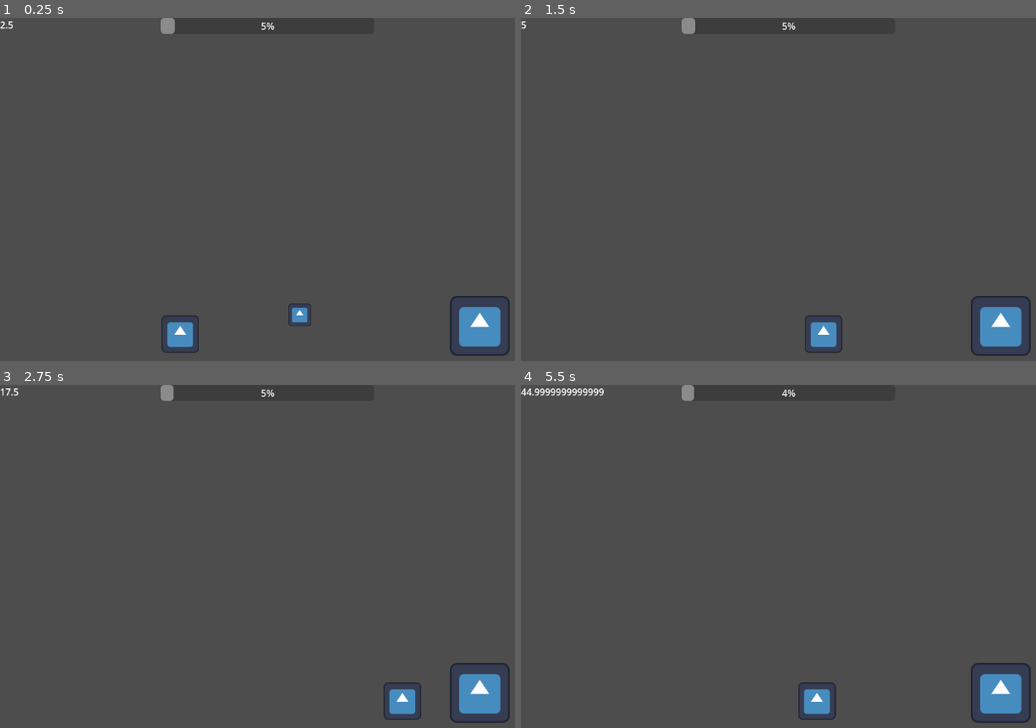
Above: before the commit, frames 1-4 (two rows, left to right).
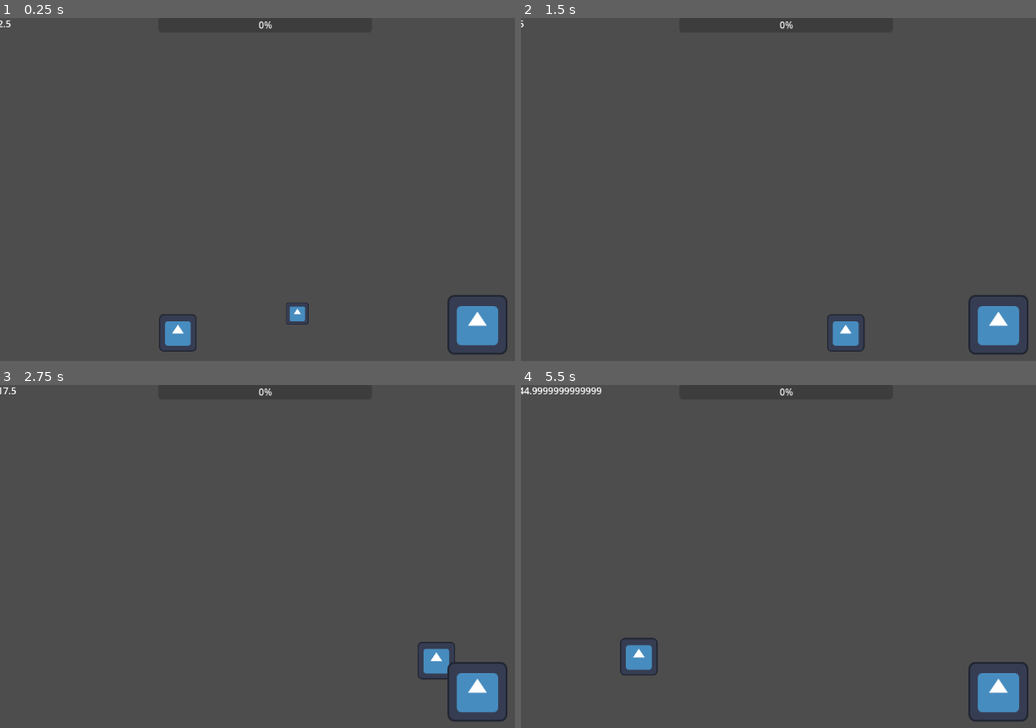
Above: after the commit, the same moments.

Repository: eraflo/RainbowPoop
Game: Godot game, scene res://Assets/Scenes/test.tscn
Same seed, same stepped clock (60 frames per second), same inputs: the game is played once before the commit and once after it. Before the commit the project has no main scene; this scene is started directly in both runs. The engine's default icon, where the game draws it, is replaced by a stand-in: a white triangle on a blue panel in a dark square.
Inputs (mouse positions are in pixels of both pictures, inside the frame that each line leads up to):
- Up to frame 1 (0.25 s): no input
- Up to frame 2 (1.5 s): move the mouse to (1005, 189) at 0.52 s; click (1005, 189) at 0.67 s; move the mouse to (721, 227) at 1.27 s; click (721, 227) at 1.42 s
- Up to frame 3 (2.75 s): move the mouse to (406, 491) at 2.02 s; click (406, 491) at 2.17 s
- Up to frame 4 (5.5 s): move the mouse to (824, 649) at 2.77 s; click (824, 649) at 2.92 s; move the mouse to (outside the picture) at 3.52 s; click (outside the picture) at 3.67 s; move the mouse to (654, 518) at 4.27 s; click (654, 518) at 4.42 s; move the mouse to (891, 573) at 5.02 s; click (891, 573) at 5.17 s

The runs differ from the first frame. In frame 1, 1.3% of the frame differs, in the area x 0-100%, y 0-99%; in frame 2, 1.6%; in frame 3, 1.8%; in frame 4, 2.1%.

Commit message:
Fix jump, touchscreen detection and Health System access

Diff:
--- a/Assets/Nodes/HealthSystem/HealthBar.tscn
+++ /dev/null
@@ -1,24 +0,0 @@
-[gd_scene load_steps=3 format=3 uid="uid://6in5lgb2og0i"]
-
-[ext_resource type="Script" path="res://Assets/Scripts/HealthSystem/HealthBarUI.gd" id="1_q732i"]
-[ext_resource type="Script" path="res://Assets/Scripts/HealthSystem/HealthSystem.gd" id="1_vesh8"]
-
-[node name="HealthBar" type="Control"]
-layout_mode = 3
-anchors_preset = 15
-anchor_right = 1.0
-anchor_bottom = 1.0
-grow_horizontal = 2
-grow_vertical = 2
-
-[node name="ProgressBar" type="ProgressBar" parent="."]
-layout_mode = 0
-offset_left = 274.0
-offset_right = 638.0
-offset_bottom = 27.0
-script = ExtResource("1_q732i")
-
-[node name="HealthSystem" type="Node" parent="ProgressBar"]
-script = ExtResource("1_vesh8")
-weight = 60.0
-height = 1.85
--- /dev/null
+++ b/Assets/Nodes/Health_System/HealthBar.tscn
@@ -0,0 +1,18 @@
+[gd_scene load_steps=2 format=3 uid="uid://6in5lgb2og0i"]
+
+[ext_resource type="Script" path="res://Assets/Scripts/Health_System/HealthBarUI.gd" id="1_q732i"]
+
+[node name="HealthBar" type="Control"]
+layout_mode = 3
+anchors_preset = 15
+anchor_right = 1.0
+anchor_bottom = 1.0
+grow_horizontal = 2
+grow_vertical = 2
+
+[node name="ProgressBar" type="ProgressBar" parent="."]
+layout_mode = 0
+offset_left = 274.0
+offset_right = 638.0
+offset_bottom = 27.0
+script = ExtResource("1_q732i")
--- /dev/null
+++ b/Assets/Nodes/Health_System/HealthSystem.tscn
@@ -0,0 +1,6 @@
+[gd_scene load_steps=2 format=3 uid="uid://p7ylqfhq1u5f"]
+
+[ext_resource type="Script" path="res://Assets/Scripts/Health_System/HealthSystem.gd" id="1_c0fav"]
+
+[node name="HealthSystem" type="Node"]
+script = ExtResource("1_c0fav")
--- a/Assets/Nodes/Player.tscn
+++ b/Assets/Nodes/Player.tscn
@@ -2,11 +2,11 @@
 
 [ext_resource type="Script" path="res://Assets/Scripts/Player.gd" id="1_0hnlo"]
 [ext_resource type="Texture2D" uid="uid://d4icp5mm1668o" path="res://icon.svg" id="2_ytt4v"]
-[ext_resource type="Script" path="res://Assets/Scripts/StateMachine/StateManager.gd" id="3_6cimm"]
-[ext_resource type="Script" path="res://Assets/Scripts/StateMachine/PlayerStates/Idle.gd" id="4_408kj"]
-[ext_resource type="Script" path="res://Assets/Scripts/StateMachine/PlayerStates/Run.gd" id="5_d5hf6"]
-[ext_resource type="Script" path="res://Assets/Scripts/StateMachine/PlayerStates/Stun.gd" id="6_hruci"]
-[ext_resource type="Script" path="res://Assets/Scripts/StateMachine/PlayerStates/Jump.gd" id="7_cmy8c"]
+[ext_resource type="Script" path="res://Assets/Scripts/State_Machine/StateManager.gd" id="3_6cimm"]
+[ext_resource type="Script" path="res://Assets/Scripts/State_Machine/Player_States/Idle.gd" id="4_408kj"]
+[ext_resource type="Script" path="res://Assets/Scripts/State_Machine/Player_States/Run.gd" id="5_d5hf6"]
+[ext_resource type="Script" path="res://Assets/Scripts/State_Machine/Player_States/Stun.gd" id="6_hruci"]
+[ext_resource type="Script" path="res://Assets/Scripts/State_Machine/Player_States/Jump.gd" id="7_cmy8c"]
 
 [sub_resource type="RectangleShape2D" id="RectangleShape2D_20mto"]
 
--- /dev/null
+++ b/Assets/Nodes/TouchscreenCamera.tscn
@@ -0,0 +1,7 @@
+[gd_scene load_steps=2 format=3 uid="uid://r4xkqnyygx5j"]
+
+[ext_resource type="Script" path="res://Assets/Scripts/TouchscreenCamera.gd" id="1_34c1j"]
+
+[node name="TouchscreenCamera" type="Camera2D"]
+position = Vector2(574, 324)
+script = ExtResource("1_34c1j")
--- a/Assets/Scenes/test.tscn
+++ b/Assets/Scenes/test.tscn
@@ -1,10 +1,11 @@
-[gd_scene load_steps=7 format=3 uid="uid://bh23dubw043qi"]
+[gd_scene load_steps=8 format=3 uid="uid://bh23dubw043qi"]
 
-[ext_resource type="PackedScene" uid="uid://6in5lgb2og0i" path="res://Assets/Nodes/HealthSystem/HealthBar.tscn" id="1_akwrr"]
+[ext_resource type="PackedScene" uid="uid://6in5lgb2og0i" path="res://Assets/Nodes/Health_System/HealthBar.tscn" id="1_akwrr"]
 [ext_resource type="PackedScene" uid="uid://ctrl3nxnt1snr" path="res://Assets/Nodes/Score/ScoreUI.tscn" id="2_mq0ck"]
 [ext_resource type="PackedScene" uid="uid://s82l85h1atd5" path="res://Assets/Nodes/Player.tscn" id="2_qgpqf"]
 [ext_resource type="PackedScene" uid="uid://d1evcp8w8kdu3" path="res://Assets/Nodes/Traps/EscherichiaColi.tscn" id="3_rq4pl"]
 [ext_resource type="PackedScene" uid="uid://c3l3p7hr7nfwx" path="res://Assets/Nodes/Traps/FoodObstacle.tscn" id="4_gobn6"]
+[ext_resource type="PackedScene" uid="uid://r4xkqnyygx5j" path="res://Assets/Nodes/TouchscreenCamera.tscn" id="6_x0l24"]
 
 [sub_resource type="RectangleShape2D" id="RectangleShape2D_tku25"]
 
@@ -24,6 +25,7 @@
 
 [node name="Player" parent="." instance=ExtResource("2_qgpqf")]
 position = Vector2(284, 516)
+height = 1.85
 
 [node name="EscherichiaColi" parent="." instance=ExtResource("3_rq4pl")]
 position = Vector2(511, 507)
@@ -32,5 +34,8 @@
 [node name="FoodObstacle" parent="." instance=ExtResource("4_gobn6")]
 position = Vector2(818, 526)
 scale = Vector2(4, 4)
-knockback_force = 800.0
+knockback_force = 500.0
 distance_ray = 16
+
+[node name="TouchscreenCamera" parent="." instance=ExtResource("6_x0l24")]
+position = Vector2(580, 326)
--- a/Assets/Scripts/HealthSystem/HealthBarUI.gd
+++ /dev/null
@@ -1,22 +0,0 @@
-extends ProgressBar
-
-const HealthSystem = preload("res://Assets/Scripts/HealthSystem/HealthSystem.gd")
-
-@onready var health_system: HealthSystem = $HealthSystem
-
-func _ready():
-	health_system.health_status_changed.connect(_on_health_status_changed)
-	health_system.imc_changed.connect(_on_imc_changed)
-
-	# TODO: improve the way to set the min and max values
-	max_value = health_system.health_thresholds[HealthSystem.HealthStatus.OBESE]
-	min_value = health_system.health_thresholds[HealthSystem.HealthStatus.SEVERELY_UNDERWEIGHT]
-
-
-# TODO: Change the color of the health bar based on the health status
-func _on_health_status_changed(_healthStatus: HealthSystem.HealthStatus):
-	pass
-
-func _on_imc_changed(_imc: float):
-	print("IMC changed to: ", _imc)
-	value = _imc
--- a/Assets/Scripts/HealthSystem/HealthSystem.gd
+++ /dev/null
@@ -1,75 +0,0 @@
-extends Node
-class_name HealthSystem
-
-enum HealthStatus
-{
-    SEVERELY_UNDERWEIGHT,
-    UNDERWEIGHT,
-    NORMAL,
-    OVERWEIGHT,
-    OBESE
-}
-
-signal health_status_changed(status: HealthStatus)
-signal imc_changed(imc: float)
-
-const health_thresholds: Dictionary = {
-    HealthStatus.SEVERELY_UNDERWEIGHT: 16.5,
-    HealthStatus.UNDERWEIGHT: 18.5,
-    HealthStatus.NORMAL: 25.0,
-    HealthStatus.OVERWEIGHT: 30.0,
-    HealthStatus.OBESE: 35.0
-}
-
-# TODO: Decide on the weight change values
-const health_weight_change: Dictionary = {
-    HealthStatus.SEVERELY_UNDERWEIGHT: 0.2,
-    HealthStatus.UNDERWEIGHT: 0.1,
-    HealthStatus.NORMAL: 0.0,
-    HealthStatus.OVERWEIGHT: -0.1,
-    HealthStatus.OBESE: -0.2
-}
-
-const MIN_IMC = 0.0
-const MAX_IMC = 50.0
-
-@export var health_status: HealthStatus = HealthStatus.NORMAL
-
-@export var weight: float = 0.0
-@export var height: float = 0.0
-
-
-var imc: float = 0.0
-
-func _ready() -> void:
-    _calculate_imc()
-
-func _process(_delta: float) -> void:
-    # Lose weight over time
-    weight -= health_weight_change[health_status] * _delta
-    print("Weight: ", weight)
-    print("Health Status: ", health_status)
-    print("Health Weight Change: ", health_weight_change[health_status])
-
-    _calculate_imc()
-
-func _calculate_imc() -> void:
-    # Calculate the IMC
-    imc = weight / (height * height)
-
-    # Round the IMC to 2 decimal places
-    imc = round(imc * 100) / 100
-
-    # Clamp the IMC to the min and max values
-    imc = clamp(imc, MIN_IMC, MAX_IMC)
-
-    # Emit the IMC changed signal
-    imc_changed.emit(imc)
-    _calculate_health_status()
-
-func _calculate_health_status() -> void:
-    for status in health_thresholds.keys():
-        if imc < health_thresholds[status]:
-            health_status = status
-            health_status_changed.emit(health_status)
-            break
--- /dev/null
+++ b/Assets/Scripts/Health_System/HealthBarUI.gd
@@ -0,0 +1,19 @@
+extends ProgressBar
+
+
+func _ready():
+	Health.health_status_changed.connect(_on_health_status_changed)
+	Health.imc_changed.connect(_on_imc_changed)
+
+	# TODO: improve the way to set the min and max values
+	max_value = Health.health_thresholds[Health.HealthStatus.OBESE]
+	min_value = Health.health_thresholds[Health.HealthStatus.SEVERELY_UNDERWEIGHT]
+
+
+# TODO: Change the color of the health bar based on the health status
+func _on_health_status_changed(_healthStatus: Health.HealthStatus):
+	pass
+
+func _on_imc_changed(_imc: float):
+	print("IMC changed to: ", _imc)
+	value = _imc
--- /dev/null
+++ b/Assets/Scripts/Health_System/HealthSystem.gd
@@ -0,0 +1,75 @@
+extends Node
+class_name HealthSystem
+
+enum HealthStatus
+{
+	SEVERELY_UNDERWEIGHT,
+	UNDERWEIGHT,
+	NORMAL,
+	OVERWEIGHT,
+	OBESE
+}
+
+signal health_status_changed(status: HealthStatus)
+signal imc_changed(imc: float)
+
+const health_thresholds: Dictionary = {
+	HealthStatus.SEVERELY_UNDERWEIGHT: 16.5,
+	HealthStatus.UNDERWEIGHT: 18.5,
+	HealthStatus.NORMAL: 25.0,
+	HealthStatus.OVERWEIGHT: 30.0,
+	HealthStatus.OBESE: 35.0
+}
+
+# TODO: Decide on the weight change values
+const health_weight_change: Dictionary = {
+	HealthStatus.SEVERELY_UNDERWEIGHT: 0.2,
+	HealthStatus.UNDERWEIGHT: 0.1,
+	HealthStatus.NORMAL: 0.0,
+	HealthStatus.OVERWEIGHT: -0.1,
+	HealthStatus.OBESE: -0.2
+}
+
+const MIN_IMC = 0.0
+const MAX_IMC = 50.0
+
+var health_status: HealthStatus = HealthStatus.NORMAL
+
+var weight: float = 0.0
+var height: float = 0.0
+
+
+var imc: float = 0.0
+
+func _ready() -> void:
+	_calculate_imc()
+
+func _process(_delta: float) -> void:
+	# Lose weight over time
+	weight -= health_weight_change[health_status] * _delta
+	# print("Weight: ", weight)
+	# print("Health Status: ", health_status)
+	# print("Health Weight Change: ", health_weight_change[health_status])
+
+	_calculate_imc()
+
+func _calculate_imc() -> void:
+	# Calculate the IMC
+	imc = weight / (height * height)
+
+	# Round the IMC to 2 decimal places
+	imc = round(imc * 100) / 100
+
+	# Clamp the IMC to the min and max values
+	imc = clamp(imc, MIN_IMC, MAX_IMC)
+
+	# Emit the IMC changed signal
+	imc_changed.emit(imc)
+	_calculate_health_status()
+
+func _calculate_health_status() -> void:
+	for status in health_thresholds.keys():
+		if imc < health_thresholds[status]:
+			health_status = status
+			health_status_changed.emit(health_status)
+			break
--- a/Assets/Scripts/Player.gd
+++ b/Assets/Scripts/Player.gd
@@ -1,35 +1,56 @@
 extends CharacterBody2D
 
-signal get_touchscreen_input(event: InputEventScreenTouch)
+signal touchscreen_input(event: InputEventScreenTouch)
 
+const TouchscreenCamera = preload("res://Assets/Scripts/TouchscreenCamera.gd")
+
+@export var weight: float = 50.0
+@export var height: float = 1.5
+
+# Movement
 @export var gravity: float = 980
 @export var max_speed: float = 200.0
 @export var acceleration: float = 800.0
-@export var jump_force: float = -400.0
 
+# Jumping
+@export var jump_force: float = 400.0
+
+# Stun
 @export var stun_duration: float = 0.5
 
+# State manager
 @onready var stateManager = $StateManager
+
+var camera: TouchscreenCamera = null
 
 # Current speed, affected by all kinds of factors
 var current_speed: float = 0
+var max_height: float = 0
 
 func _ready() -> void:
+
+	# Set the initial values for the Health System
+	Health.weight = weight
+	Health.height = height
+
+	# Camera
+	camera = get_parent().get_node("TouchscreenCamera") as TouchscreenCamera
+	camera.get_touchscreen_input.connect(_on_touchscreen_input)
+
+	# Set the initial values for the State Manager
 	current_speed = max_speed
 	stateManager.request_state("Run")
 
 
 func _process(delta: float) -> void:
 
-	# gravity
-	if is_on_floor():
-		velocity.y = 0
-	else:
-		velocity.y += gravity * delta
+	# TODO: Calculate Max height based on speed and jump force
+
+
+	velocity.y += gravity * delta
 
 	move_and_slide()
 
-
-func _input(event: InputEvent) -> void:
-	if event is InputEventScreenTouch and event.pressed:
-		get_touchscreen_input.emit(event)
+func _on_touchscreen_input(event: InputEventScreenTouch) -> void:
+	print("Player: Touchscreen input")
+	touchscreen_input.emit(event)
--- a/Assets/Scripts/StateMachine/PlayerStates/Jump.gd
+++ /dev/null
@@ -1,40 +0,0 @@
-
-extends CharacterBody2D
-
-@export var jump_force: float = 400.0
-@export var gravity: float = 800.0
-@export var max_jump_time: float = 0.3
-@export var fall_gravity_multiplier: float = 1.5
-
-var jump_time: float = 0.0
-var is_jumping: bool = false
-
-func _physics_process(delta):
-	# Apply gravity
-	if not is_on_floor():
-		var gravity_force = gravity
-		if velocity.y > 0 or not Input.is_action_pressed("jump"):
-			gravity_force *= fall_gravity_multiplier
-		velocity.y += gravity_force * delta
-
-	# Jumping
-	if is_on_floor():
-		if Input.is_action_just_pressed("jump"):
-			start_jump()
-	elif is_jumping:
-		continue_jump(delta)
-
-	# Apply velocity
-	move_and_slide()
-
-func start_jump():
-	velocity.y = -jump_force
-	is_jumping = true
-	jump_time = 0.0
-
-func continue_jump(delta):
-	if Input.is_action_pressed("jump") and jump_time < max_jump_time:
-		velocity.y = -jump_force
-		jump_time += delta
-	else:
-		is_jumping = false
--- /dev/null
+++ b/Assets/Scripts/State_Machine/Player_States/Jump.gd
@@ -0,0 +1,26 @@
+extends State
+
+const Player = preload("res://Assets/Scripts/Player.gd")
+
+var player: Player = null
+
+var max_height: float = 0
+var current_height: float = 0
+
+func enter(state_manager: StateManager) -> void:
+	player = state_manager.get_parent() as Player
+
+	max_height = player.position.y
+
+	player.velocity.y -= player.jump_force
+
+func exit(_state_manager: StateManager) -> void:
+	pass
+
+func update(_state_manager: StateManager, _delta: float) -> void:
+	pass
+
+func check_transition():
+	if player.is_on_floor():
+		return "Run"
+	return null
--- a/Assets/Scripts/StateMachine/PlayerStates/Run.gd
+++ b/Assets/Scripts/State_Machine/Player_States/Run.gd
@@ -7,10 +7,10 @@
 
 func enter(state_manager: StateManager) -> void:
 	player = state_manager.get_parent() as Player
-	player.get_touchscreen_input.connect(_on_touchscreen_input)
+	player.touchscreen_input.connect(_on_touchscreen_input)
 
 func exit(_state_manager: StateManager) -> void:
-	player.get_touchscreen_input.disconnect(_on_touchscreen_input)
+	player.touchscreen_input.disconnect(_on_touchscreen_input)
 	touched_screen = false
 
 func update(_state_manager: StateManager, delta: float) -> void:
@@ -24,5 +24,5 @@
 		return "Jump"
 	return null
 
-func _on_touchscreen_input():
+func _on_touchscreen_input(_event: InputEventScreenTouch) -> void:
 	touched_screen = true
--- a/Assets/Scripts/StateMachine/PlayerStates/Stun.gd
+++ b/Assets/Scripts/State_Machine/Player_States/Stun.gd
@@ -8,9 +8,14 @@
 func enter(_stateManager: StateManager):
 	print("Entering Stun State")
 	player = _stateManager.get_parent() as Player
-	timer = Timer.new()
-	timer.set_wait_time(player.stun_duration)
-	timer.start()
+	if(timer == null):
+		timer = Timer.new()
+
+		add_child(timer)
+
+		timer.set_wait_time(player.stun_duration)
+		timer.set_one_shot(true)
+		timer.start()
 
 
 func exit(_stateManager: StateManager):
@@ -21,5 +26,6 @@
 
 func check_transition():
 	if timer.is_stopped():
+		timer.queue_free()
 		return "Run"
 	return null
--- a/Assets/Scripts/StateMachine/StateManager.gd
+++ b/Assets/Scripts/State_Machine/StateManager.gd
@@ -30,3 +30,6 @@
 
 func request_state(state_name):
 	_transition_to(state_name)
+
+func check_current_state(state_name) -> bool:
+	return current_state.get_class() == state_name
--- /dev/null
+++ b/Assets/Scripts/TouchscreenCamera.gd
@@ -0,0 +1,8 @@
+extends Camera2D
+
+signal get_touchscreen_input(event: InputEventScreenTouch)
+
+func _input(event):
+	if event is InputEventScreenTouch:
+		if event.pressed:
+			get_touchscreen_input.emit(event)
--- a/Assets/Scripts/Traps/FoodObstacle.gd
+++ b/Assets/Scripts/Traps/FoodObstacle.gd
@@ -14,3 +14,6 @@
 
 		# Stun the player
 		_body.stateManager.request_state("Stun")
+
+func _on_collision_exited(_body: Node) -> void:
+	pass
--- a/project.godot
+++ b/project.godot
@@ -11,7 +11,7 @@
 [application]
 
 config/name="RainbowPoop"
-run/main_scene="res://node_2d.tscn"
+run/main_scene="res://Assets/Scenes/test.tscn"
 config/features=PackedStringArray("4.3", "Mobile")
 config/icon="res://icon.svg"
 
@@ -19,6 +19,7 @@
 
 Score="*res://Assets/Nodes/Score/Score.tscn"
 WorldDirection="*res://Assets/Scripts/WorldDirection.gd"
+Health="*res://Assets/Nodes/Health_System/HealthSystem.tscn"
 
 [dotnet]
 
@@ -28,6 +29,11 @@
 
 collectable=""
 
+[input_devices]
+
+pointing/emulate_touch_from_mouse=true
+
 [rendering]
 
 renderer/rendering_method="mobile"
+textures/vram_compression/import_etc2_astc=true
Renamed: Assets/Scripts/StateMachine/PlayerStates/Idle.gd -> Assets/Scripts/State_Machine/Player_States/Idle.gd
Empty file added: Assets/Scripts/State_Machine/Player_States/SlideDown.gd
Empty file added: Assets/Scripts/State_Machine/Player_States/SlideUp.gd
Renamed: Assets/Scripts/StateMachine/State.gd -> Assets/Scripts/State_Machine/State.gd
